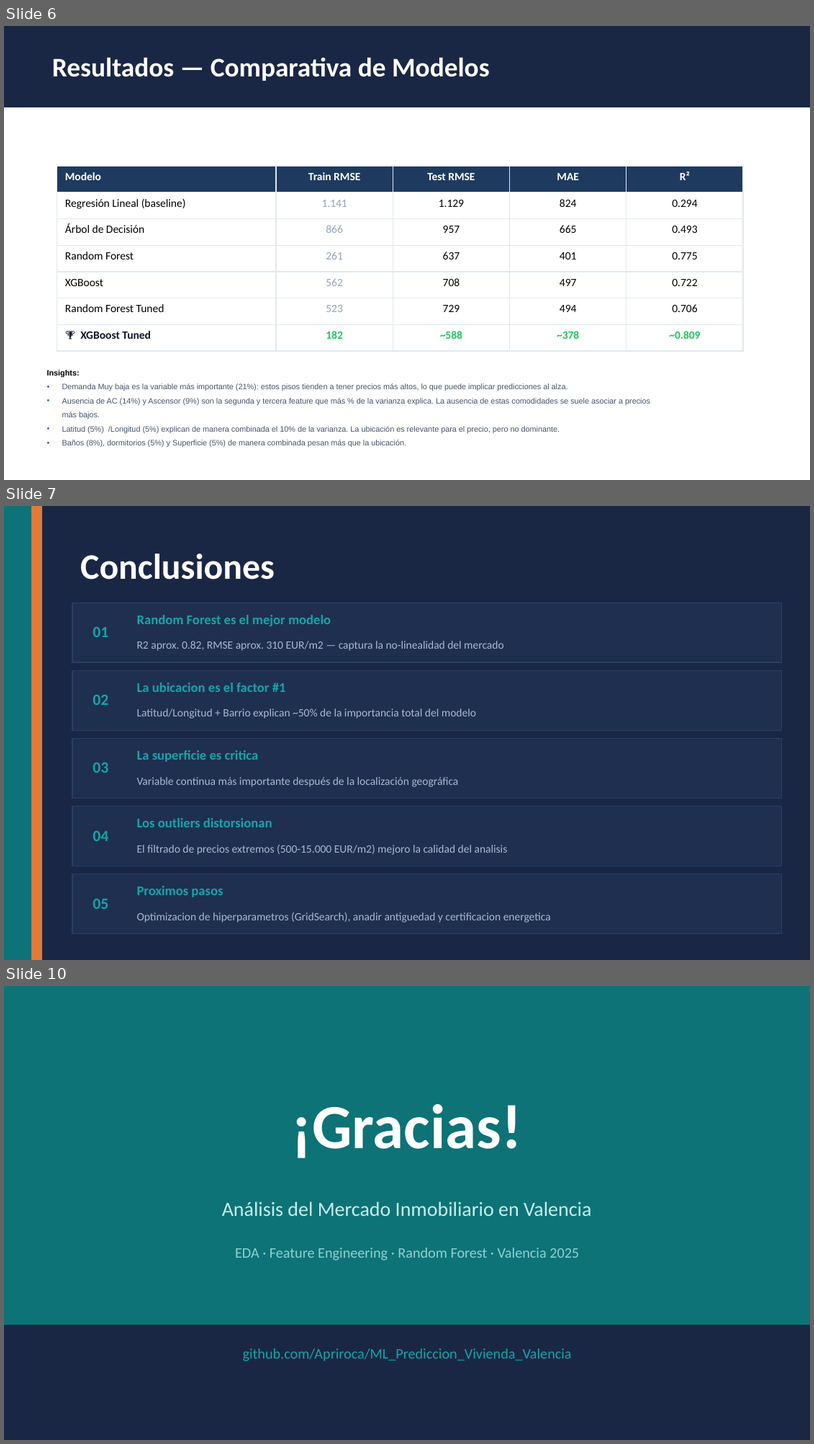
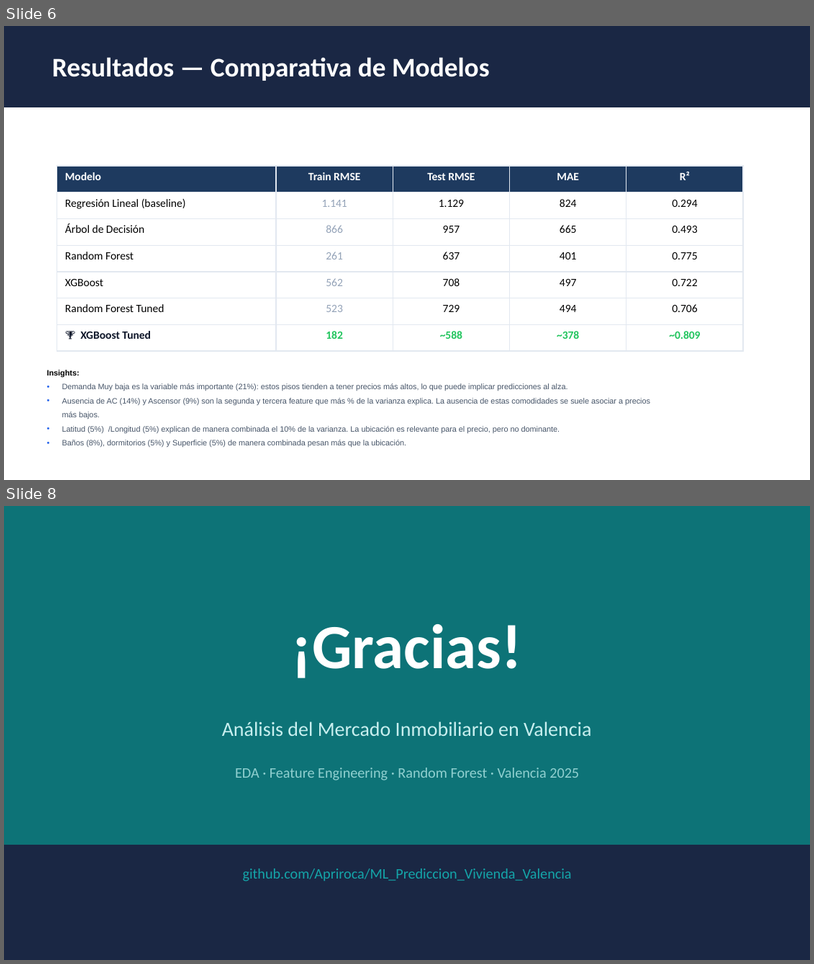
Before and after one commit to Apriroca/ML_Prediccion_Vivienda_Valencia, a slide deck: Presentacion.pptx. Shown one above the other, each under a label of ours: slides 6, 7 and 10 before the commit, slides 6 and 8 after it; the slides between them are not shown. The pictures are 814x1444 and 814x964 pixels, drawn with LibreOffice and Linux fonts; fonts in the diff are those of the drawing. Boxes give left, top, right and bottom in pixels: in the first picture for what was removed or moved away, otherwise in the second. Text is boxed around its words. In the diff, an @@ line names an element or a change of style, - is before the commit and + after.

```diff
--- a/Presentacion.pptx
+++ b/Presentacion.pptx
@@ slide 7 removed at (4, 506, 810, 960), background #1A2744 @@
@@ rectangle removed at (4, 506, 32, 959) @@
@@ rectangle removed at (32, 506, 42, 959) @@
@@ text removed at (80, 554, 275, 579) @@
-Conclusiones
@@ rectangle removed at (72, 602, 782, 662) @@
@@ text removed at (93, 627, 108, 637) @@
-01
@@ text removed at (137, 615, 331, 626) @@
-Random Forest es el mejor modelo
@@ text removed at (137, 641, 504, 651) @@
-R2 aprox. 0.82, RMSE aprox. 310 EUR/m2 — captura la no-linealidad del mercado
@@ rectangle removed at (72, 670, 782, 730) @@
@@ text removed at (93, 695, 108, 705) @@
-02
@@ text removed at (137, 682, 286, 692) @@
-La ubicacion es el factor #1
@@ text removed at (137, 708, 476, 718) @@
-Latitud/Longitud + Barrio explican ~50% de la importancia total del modelo
@@ rectangle removed at (72, 739, 782, 798) @@
@@ text removed at (93, 762, 108, 772) @@
-03
@@ text removed at (137, 750, 259, 762) @@
-La superficie es critica
@@ text removed at (137, 777, 459, 787) @@
-Variable continua más importante después de la localización geográfica
@@ rectangle removed at (72, 806, 782, 866) @@
@@ text removed at (137, 818, 273, 827) @@
-Los outliers distorsionan
@@ text removed at (93, 831, 108, 841) @@
-04
@@ text removed at (137, 844, 508, 854) @@
-El filtrado de precios extremos (500-15.000 EUR/m2) mejoro la calidad del analisis
@@ rectangle removed at (72, 874, 782, 934) @@
@@ text removed at (137, 885, 223, 897) @@
-Proximos pasos
@@ text removed at (93, 898, 108, 908) @@
-05
@@ text removed at (137, 912, 551, 922) @@
-Optimizacion de hiperparametros (GridSearch), anadir antiguedad y certificacion energetica
@@ what was slide 10 is now slide 8 @@
```
Also in this commit, not shown: 2 slides changed, 1 slide added, 2 other slides removed.
